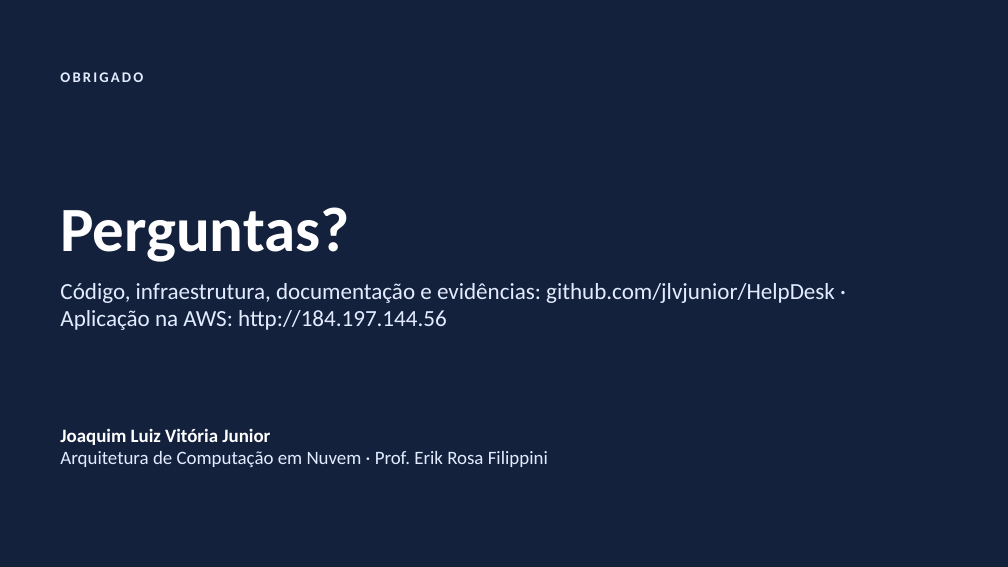
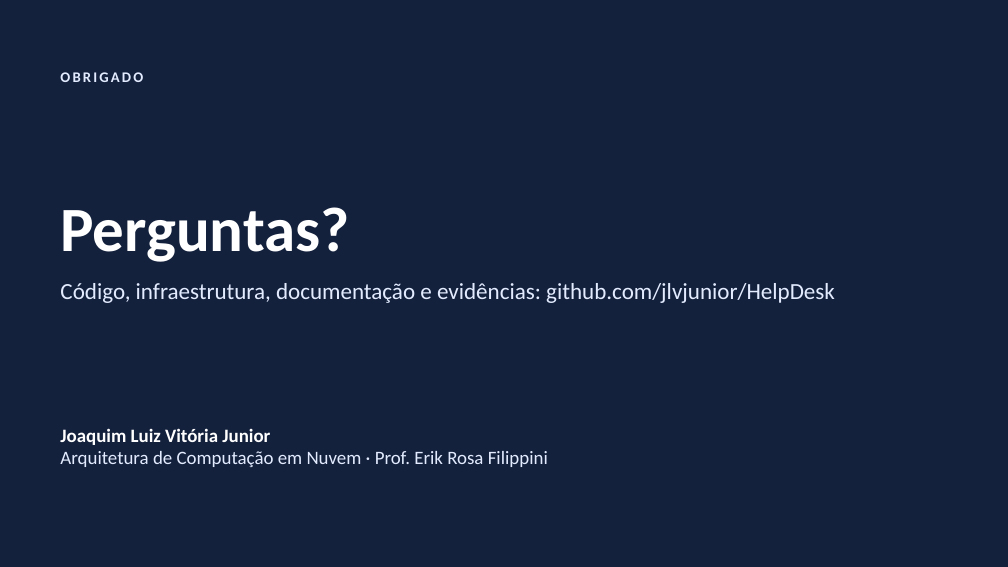
Before and after one commit to jlvjunior/HelpDesk, a slide deck: slide 17 of docs/apresentacao/HelpDesk-Cloud-Apresentacao.pptx. Drawn at 1008x567 pixels with LibreOffice and Linux fonts; fonts in the diff are those of the drawing. Boxes give left, top, right and bottom in pixels: in the first picture for what was removed or moved away, otherwise in the second. Text is boxed around its words. In the diff, an @@ line names an element or a change of style, - is before the commit and + after.

```diff
--- a/docs/apresentacao/HelpDesk-Cloud-Apresentacao.pptx
+++ b/docs/apresentacao/HelpDesk-Cloud-Apresentacao.pptx
@@ text at [60,283,835,303]: text changed @@
-Código, infraestrutura, documentação e evidências: github.com/jlvjunior/HelpDesk · Aplicação na AWS: http://184.197.144.56
+Código, infraestrutura, documentação e evidências: github.com/jlvjunior/HelpDesk
```
Also in this commit, not shown: 4 other slides changed, 20 other files.
